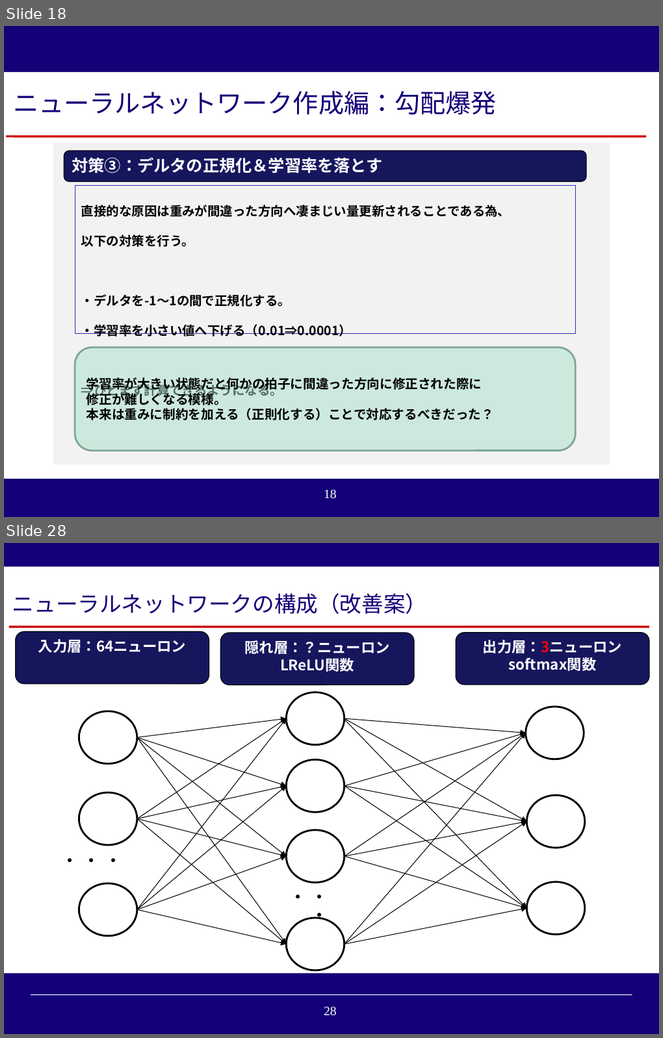
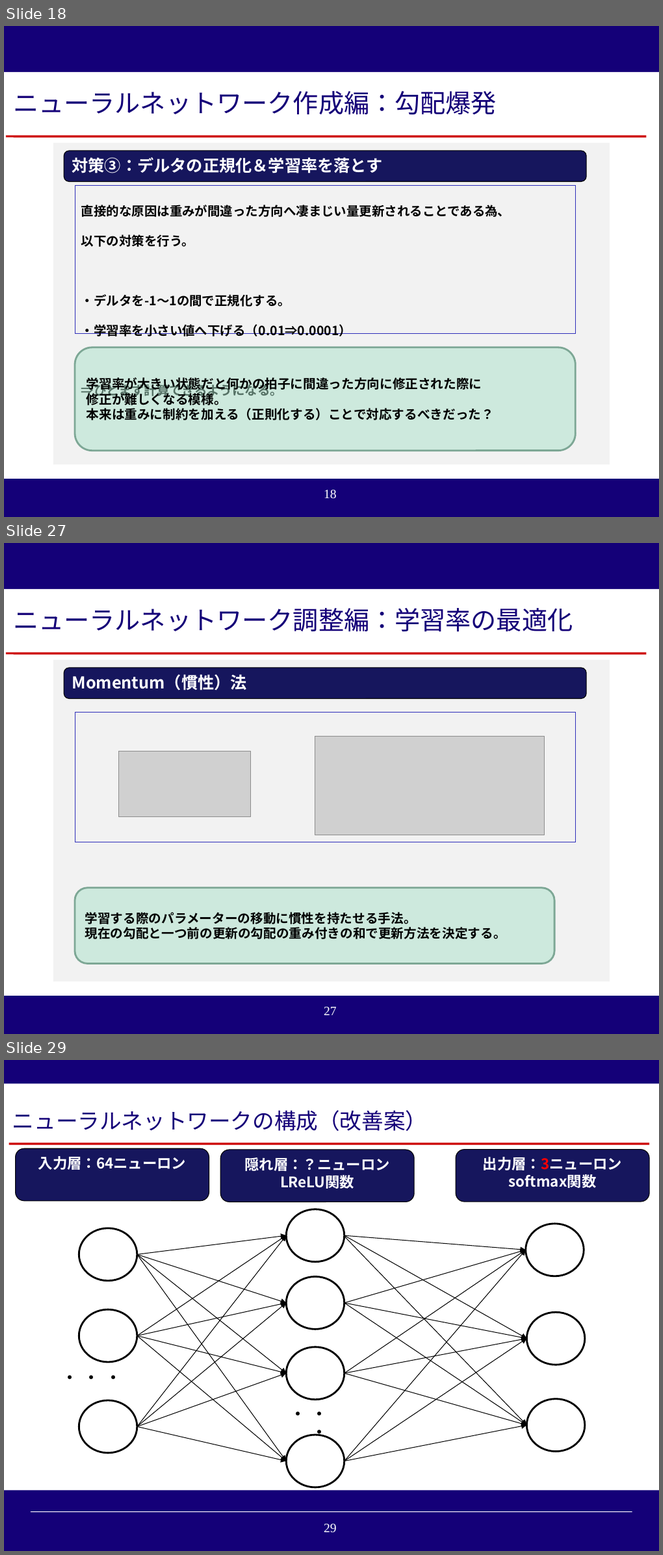
Before and after one commit to reversi-ir/ai-program, a slide deck: reversi-ai/result/オセロAI_技術アカデミー用説明資料.pptx. Shown one above the other, each under a label of ours: slides 18 and 28 before the commit, slides 18, 27 and 29 after it; the slides between them are not shown. The pictures are 663x1038 and 663x1555 pixels, drawn with LibreOffice and Linux fonts; fonts in the diff are those of the drawing; grey boxes stand for pictures; background and template pictures are left out. Boxes give left, top, right and bottom in pixels: in the first picture for what was removed or moved away, otherwise in the second. Text is boxed around its words. In the diff, an @@ line names an element or a change of style, - is before the commit and + after.

```diff
--- a/reversi-ai/result/オセロAI_技術アカデミー用説明資料.pptx
+++ b/reversi-ai/result/オセロAI_技術アカデミー用説明資料.pptx
@@ slide 27 added at (4, 543, 659, 1034), background #140078; not listed: 2 template elements that a slide beside it also shows @@
@@ rectangle added at (4, 589, 659, 996), fill #FFFFFF @@
@@ rectangle added at (7, 590, 646, 650), fill #FFFFFF, 28 pt, text #140078 @@
+ニューラルネットワーク調整編：学習率の最適化
@@ line added from (6, 653) to (647, 653), #CC0000 2.25 pt @@
@@ rectangle added at (53, 659, 609, 982), fill #F2F2F2 @@
@@ rounded rectangle added at (64, 668, 586, 698), fill #17175C, outline #000000 0.75 pt, 18 pt, text #FFFFFF, bold @@
+Momentum（慣性）法
@@ rectangle added at (75, 713, 575, 843), outline #2D2DB9 0.75 pt @@
@@ picture added at (315, 736, 545, 835) @@
@@ picture added at (118, 752, 251, 817) @@
@@ rounded rectangle added at (75, 888, 555, 964), fill #AAE2CA at 50% opacity, outline #7EA795 2 pt, 14 pt, text #000000, bold @@
+学習する際のパラメーターの移動に慣性を持たせる手法。
+現在の勾配と一つ前の更新の勾配の重み付きの和で更新方法を決定する。
@@ what was slide 28 is now slide 29 @@
@@ page number at (324, 1524, 337, 1533): text changed @@
-28
+29
```
Also in this commit, not shown: 2 slides changed, 1 other slide added, 1 slide removed, 9 other files.
